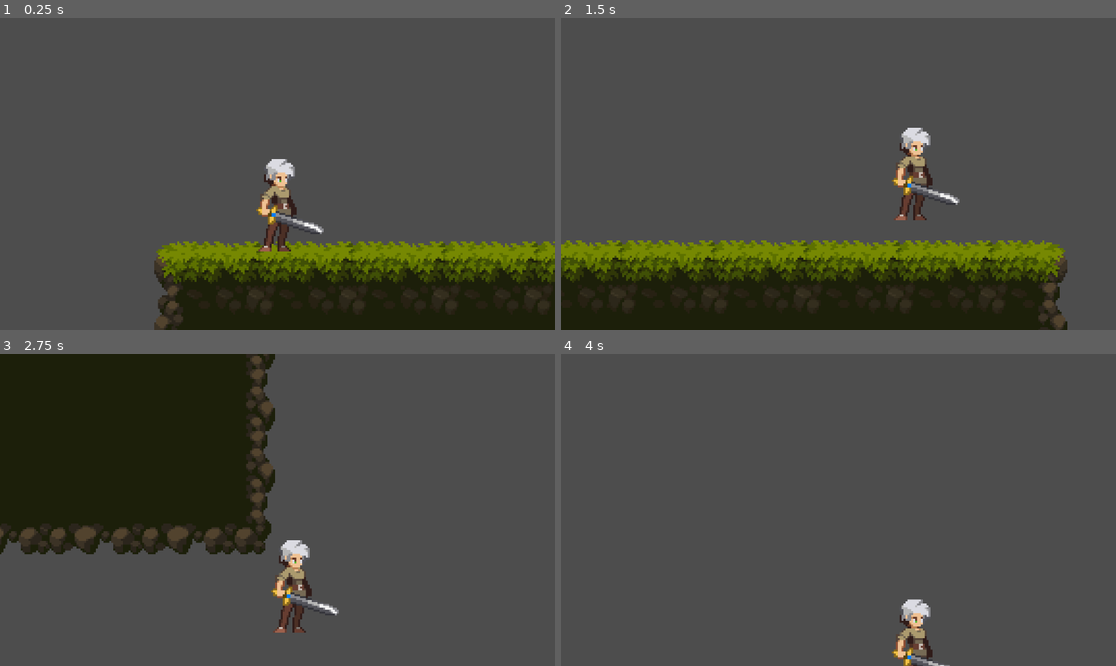
Above: before the commit, frames 1-4 (two rows, left to right).
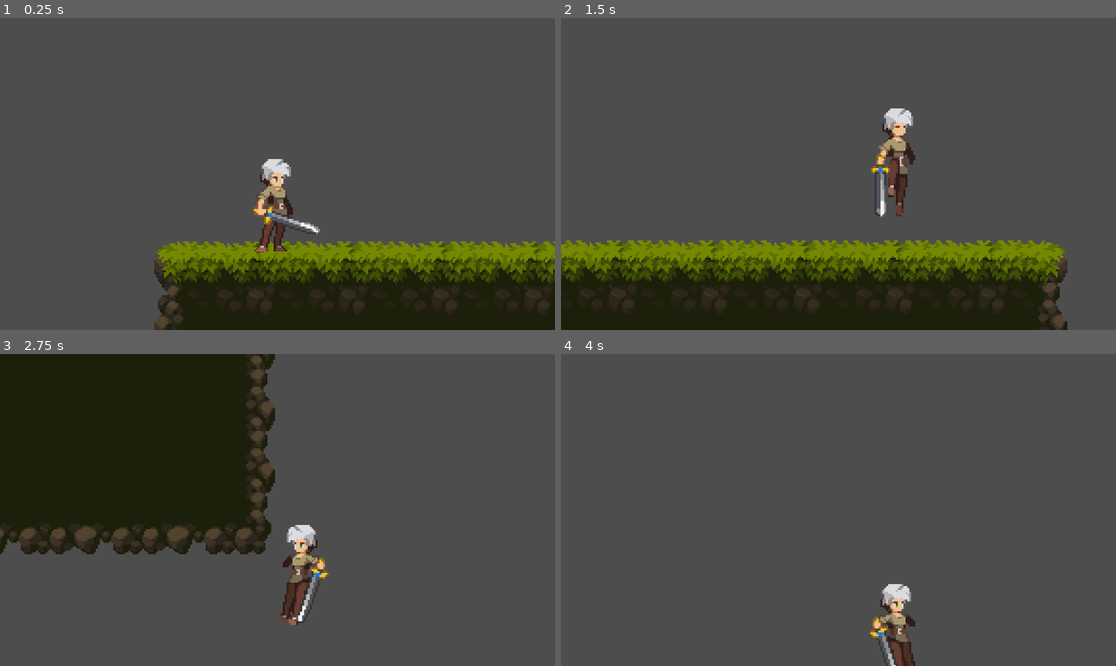
Above: after the commit, the same moments.

Repository: skittixch/cyberJump
Game: Godot game, scene res://Levels/CyberJump.tscn
Same seed, same stepped clock (60 frames per second), same inputs: the game is played once before the commit and once after it.
Inputs:
- Up to frame 1 (0.25 s): no input
- Up to frame 2 (1.5 s): hold D (right) from 0.53 s (still down); tap Space (jump) at 0.6, 0.77, 1.07, 1.35 s
- Up to frame 3 (2.75 s): tap Space (jump) at 1.52, 1.82, 2.1 s; release D (right) at 2.03 s; hold A (left) from 2.03 s (still down)
- Up to frame 4 (4 s): release A (left) at 2.78 s; hold D (right) from 2.78 s (still down); tap Space (jump) at 2.85, 3.02, 3.32, 3.6, 3.77 s

The runs differ from the first frame. In frame 1, 1.3% of the frame differs, in the area x 45-59%, y 45-75%; in frame 2, 2.5%, in the area x 55-72%, y 28-65%; in frame 3, 1.9%; in frame 4, 1.9%.

Commit message:
more tutorial following

Diff:
--- a/Character/player.gd
+++ b/Character/player.gd
@@ -5,22 +5,30 @@
 @export var jump_velocity : float = -200.0
 @export var double_jump_velocity : float = -100
 
+@onready var animated_sprite : AnimatedSprite2D = $AnimatedSprite2D
+
 # Get the gravity from the project settings to be synced with RigidBody nodes.
 var gravity = ProjectSettings.get_setting("physics/2d/default_gravity")
 var has_double_jumped : bool = false
+var animation_locked : bool = false
+var direction : Vector2 = Vector2.ZERO
+var was_in_air : bool = false
 
 func _physics_process(delta):
 	# Add the gravity.
 	if not is_on_floor():
 		velocity.y += gravity * delta
+		was_in_air = true
 	else:
 		has_double_jumped = false
+		if was_in_air == true:
+			land()
 
 	# Handle Jump.
 	if Input.is_action_just_pressed("jump"):
 		if is_on_floor():
 			#normal jump from floor
-			velocity.y = jump_velocity
+			jump()
 		elif not has_double_jumped:
 			# Double jump in air
 			velocity.y = double_jump_velocity
@@ -28,10 +36,35 @@
 
 	# Get the input direction and handle the movement/deceleration.
 	# As good practice, you should replace UI actions with custom gameplay actions.
-	var direction = Input.get_axis("left", "right")
+	direction = Input.get_vector("left", "right", "up", "down")
 	if direction:
-		velocity.x = direction * speed
+		velocity.x = direction.x * speed
 	else:
 		velocity.x = move_toward(velocity.x, 0, speed)
+	update_animation()
+	move_and_slide()
+	update_facing_direction()
 
-	move_and_slide()
+func update_animation():
+	if not animation_locked:
+		if direction.x != 0:
+			animated_sprite.play("run")
+		else:
+			animated_sprite.play("idle")
+
+func update_facing_direction():
+	if direction.x > 0:
+		animated_sprite.flip_h = false
+	if direction.x < 0:
+		animated_sprite.flip_h = true
+
+func jump():
+	velocity.y= jump_velocity
+	animated_sprite.play("jump_start")
+	animation_locked = true
+	animated_sprite.play("jump_start")
+	animation_locked = true
+
+func land():
+	animated_sprite.play("jump_end")
+	animation_locked = true
--- a/Character/player.tscn
+++ b/Character/player.tscn
@@ -1,9 +1,11 @@
-[gd_scene load_steps=23 format=3 uid="uid://ck44ygnd3br53"]
+[gd_scene load_steps=40 format=3 uid="uid://ck44ygnd3br53"]
 
 [ext_resource type="Script" path="res://Character/player.gd" id="1_7lc8j"]
 [ext_resource type="Texture2D" uid="uid://bykng7r5jmc4n" path="res://Art/Legacy-Fantasy - High Forest 2.3/Character/Idle/Idle-Sheet.png" id="1_uk2tt"]
 [ext_resource type="Texture2D" uid="uid://77o6rtj0laa6" path="res://Art/Legacy-Fantasy - High Forest 2.3/Character/Run/Run-Sheet.png" id="3_7xj4u"]
 [ext_resource type="Texture2D" uid="uid://bfggmvh73mt60" path="res://Art/Legacy-Fantasy - High Forest 2.3/Character/Jump-Start/Jump-Start-Sheet.png" id="3_hsq23"]
+[ext_resource type="Texture2D" uid="uid://k3i54wc141g8" path="res://Art/Legacy-Fantasy - High Forest 2.3/Character/Jump-End/Jump-End-Sheet.png" id="3_kb7c3"]
+[ext_resource type="Texture2D" uid="uid://cyf4tqg4emtif" path="res://Art/Legacy-Fantasy - High Forest 2.3/Character/Jumlp-All/Jump-All-Sheet.png" id="4_5ybk4"]
 
 [sub_resource type="AtlasTexture" id="AtlasTexture_xwv0j"]
 atlas = ExtResource("1_uk2tt")
@@ -21,6 +23,18 @@
 atlas = ExtResource("1_uk2tt")
 region = Rect2(192, 0, 64, 80)
 
+[sub_resource type="AtlasTexture" id="AtlasTexture_rp5uc"]
+atlas = ExtResource("3_kb7c3")
+region = Rect2(0, 0, 64, 64)
+
+[sub_resource type="AtlasTexture" id="AtlasTexture_ep7dj"]
+atlas = ExtResource("3_kb7c3")
+region = Rect2(64, 0, 64, 64)
+
+[sub_resource type="AtlasTexture" id="AtlasTexture_25qrv"]
+atlas = ExtResource("3_kb7c3")
+region = Rect2(128, 0, 64, 64)
+
 [sub_resource type="AtlasTexture" id="AtlasTexture_2hqpm"]
 atlas = ExtResource("3_hsq23")
 region = Rect2(0, 0, 64, 64)
@@ -36,6 +50,54 @@
 [sub_resource type="AtlasTexture" id="AtlasTexture_cdrd5"]
 atlas = ExtResource("3_hsq23")
 region = Rect2(192, 0, 64, 64)
+
+[sub_resource type="AtlasTexture" id="AtlasTexture_o2byn"]
+atlas = ExtResource("4_5ybk4")
+region = Rect2(0, 0, 64, 64)
+
+[sub_resource type="AtlasTexture" id="AtlasTexture_g6c8v"]
+atlas = ExtResource("4_5ybk4")
+region = Rect2(64, 0, 64, 64)
+
+[sub_resource type="AtlasTexture" id="AtlasTexture_1gdwa"]
+atlas = ExtResource("4_5ybk4")
+region = Rect2(128, 0, 64, 64)
+
+[sub_resource type="AtlasTexture" id="AtlasTexture_rwqhl"]
+atlas = ExtResource("4_5ybk4")
+region = Rect2(192, 0, 64, 64)
+
+[sub_resource type="AtlasTexture" id="AtlasTexture_mt0ds"]
+atlas = ExtResource("4_5ybk4")
+region = Rect2(256, 0, 64, 64)
+
+[sub_resource type="AtlasTexture" id="AtlasTexture_d10gt"]
+atlas = ExtResource("4_5ybk4")
+region = Rect2(320, 0, 64, 64)
+
+[sub_resource type="AtlasTexture" id="AtlasTexture_0xwhf"]
+atlas = ExtResource("4_5ybk4")
+region = Rect2(384, 0, 64, 64)
+
+[sub_resource type="AtlasTexture" id="AtlasTexture_5y5dg"]
+atlas = ExtResource("4_5ybk4")
+region = Rect2(448, 0, 64, 64)
+
+[sub_resource type="AtlasTexture" id="AtlasTexture_1u8k2"]
+atlas = ExtResource("4_5ybk4")
+region = Rect2(512, 0, 64, 64)
+
+[sub_resource type="AtlasTexture" id="AtlasTexture_41qog"]
+atlas = ExtResource("4_5ybk4")
+region = Rect2(576, 0, 64, 64)
+
+[sub_resource type="AtlasTexture" id="AtlasTexture_d51r8"]
+atlas = ExtResource("4_5ybk4")
+region = Rect2(640, 0, 64, 64)
+
+[sub_resource type="AtlasTexture" id="AtlasTexture_3guqi"]
+atlas = ExtResource("4_5ybk4")
+region = Rect2(704, 0, 64, 64)
 
 [sub_resource type="AtlasTexture" id="AtlasTexture_dgum8"]
 atlas = ExtResource("3_7xj4u")
@@ -90,6 +152,20 @@
 }, {
 "frames": [{
 "duration": 1.0,
+"texture": SubResource("AtlasTexture_rp5uc")
+}, {
+"duration": 1.0,
+"texture": SubResource("AtlasTexture_ep7dj")
+}, {
+"duration": 1.0,
+"texture": SubResource("AtlasTexture_25qrv")
+}],
+"loop": true,
+"name": &"jump_end",
+"speed": 5.0
+}, {
+"frames": [{
+"duration": 1.0,
 "texture": SubResource("AtlasTexture_2hqpm")
 }, {
 "duration": 1.0,
@@ -100,8 +176,44 @@
 }, {
 "duration": 1.0,
 "texture": SubResource("AtlasTexture_cdrd5")
-}],
-"loop": true,
+}, {
+"duration": 1.0,
+"texture": SubResource("AtlasTexture_o2byn")
+}, {
+"duration": 1.0,
+"texture": SubResource("AtlasTexture_g6c8v")
+}, {
+"duration": 1.0,
+"texture": SubResource("AtlasTexture_1gdwa")
+}, {
+"duration": 1.0,
+"texture": SubResource("AtlasTexture_rwqhl")
+}, {
+"duration": 1.0,
+"texture": SubResource("AtlasTexture_mt0ds")
+}, {
+"duration": 1.0,
+"texture": SubResource("AtlasTexture_d10gt")
+}, {
+"duration": 1.0,
+"texture": SubResource("AtlasTexture_0xwhf")
+}, {
+"duration": 1.0,
+"texture": SubResource("AtlasTexture_5y5dg")
+}, {
+"duration": 1.0,
+"texture": SubResource("AtlasTexture_1u8k2")
+}, {
+"duration": 1.0,
+"texture": SubResource("AtlasTexture_41qog")
+}, {
+"duration": 1.0,
+"texture": SubResource("AtlasTexture_d51r8")
+}, {
+"duration": 1.0,
+"texture": SubResource("AtlasTexture_3guqi")
+}],
+"loop": false,
 "name": &"jump_start",
 "speed": 20.0
 }, {
@@ -143,8 +255,9 @@
 script = ExtResource("1_7lc8j")
 
 [node name="AnimatedSprite2D" type="AnimatedSprite2D" parent="."]
+position = Vector2(-2, 0)
 sprite_frames = SubResource("SpriteFrames_cxiop")
-animation = &"idle"
+animation = &"jump_start"
 autoplay = "idle"
 centered = false
 offset = Vector2(-32, -40)
